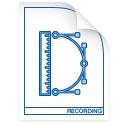
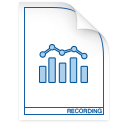
Revision of a layered (128, 128) image; what changed, layer by layer:
added layer "Vector Smart Object" (1st of 2) above "Vector Smart Object" over bbox(39, 44, 88, 83)
hid "Layer 5" over bbox(39, 31, 88, 96)
